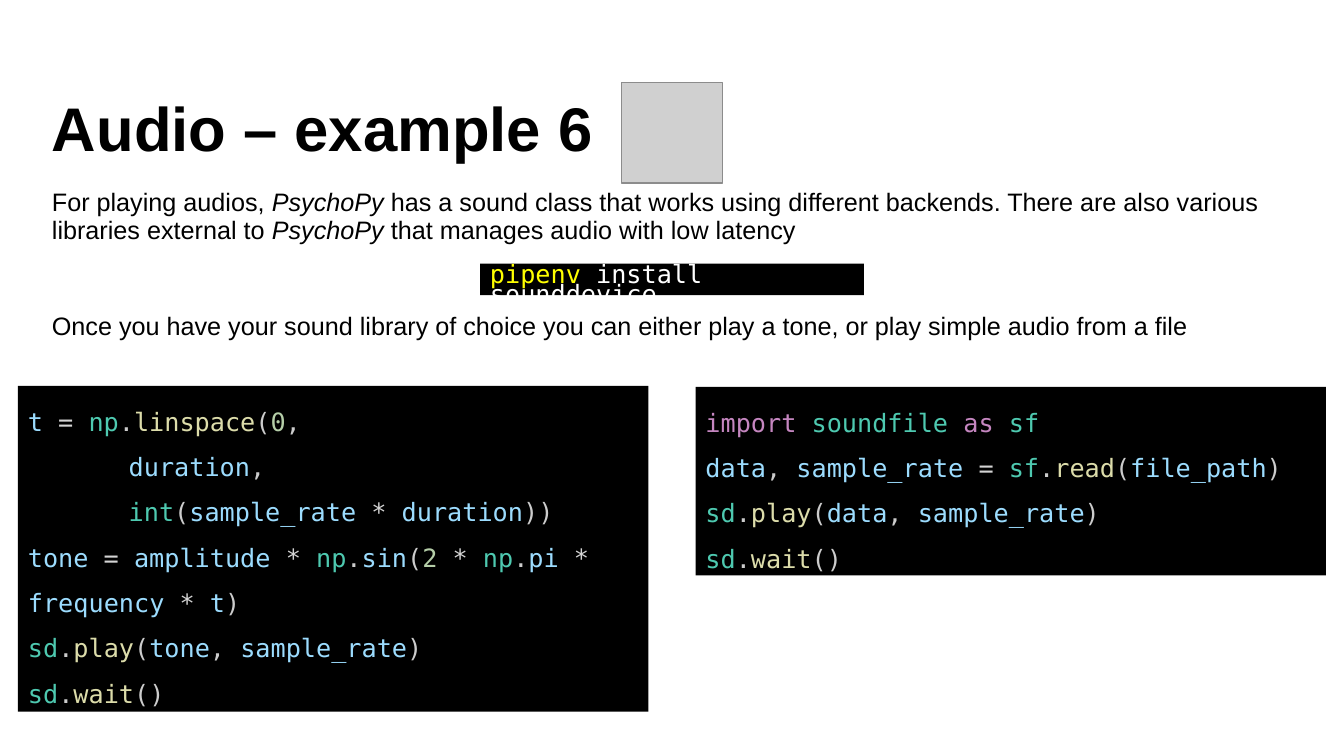
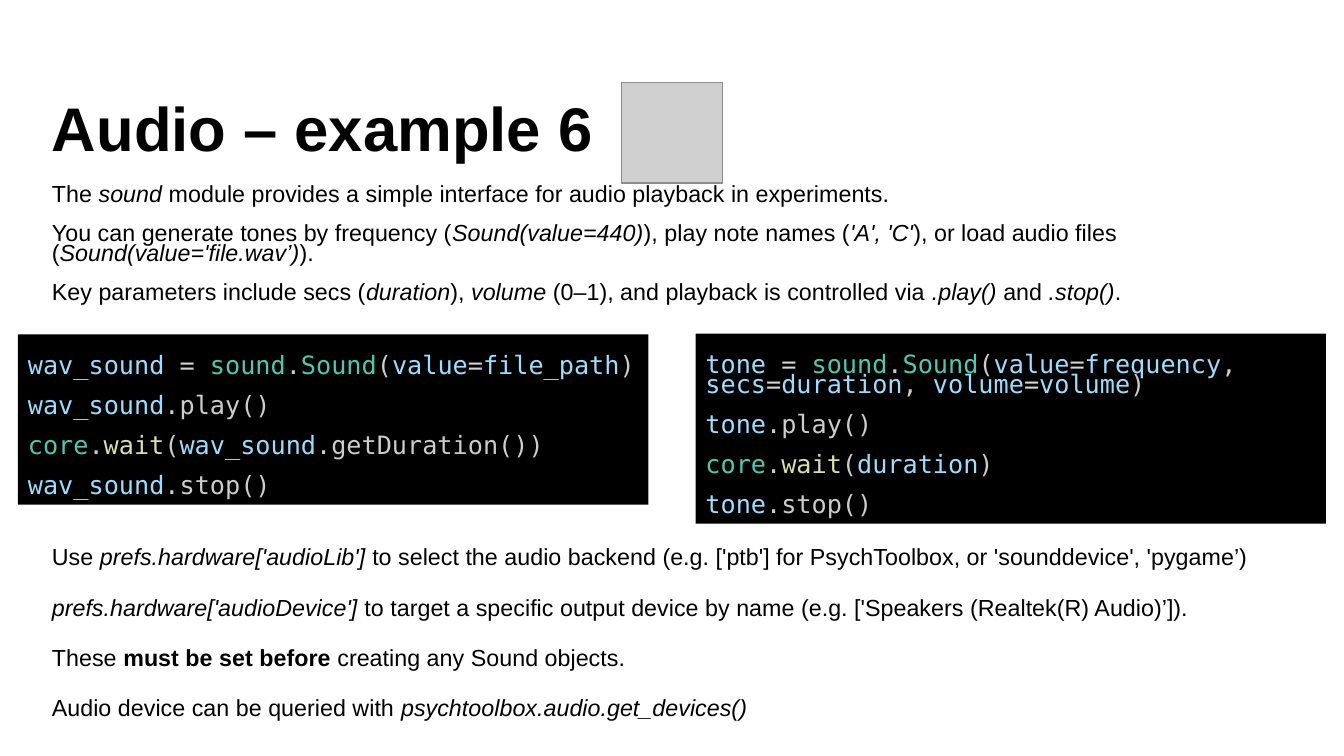
Before and after one commit to Lenakeiz/ICN_Programming_Course, a slide deck: slide 7 of week_10/PsychoPy_Lecture_2.pptx. Drawn at 1344x756 pixels with LibreOffice and Linux fonts; fonts in the diff are those of the drawing; grey boxes stand for pictures; background and template pictures are left out. Boxes give left, top, right and bottom in pixels: in the first picture for what was removed or moved away, otherwise in the second. Text is boxed around its words. In the diff, an @@ line names an element or a change of style, - is before the commit and + after.

```diff
--- a/week_10/PsychoPy_Lecture_2.pptx
+++ b/week_10/PsychoPy_Lecture_2.pptx
@@ text at [52,185,1122,305]: text changed; size 18 to 16.6 pt @@
-For playing audios, PsychoPy has a sound class that works using different backends. There are also various libraries external to PsychoPy that manages audio with low latency
+The sound module provides a simple interface for audio playback in experiments.
+You can generate tones by frequency (Sound(value=440)), play note names ('A', 'C'), or load audio files (Sound(value='file.wav’)).
+Key parameters include secs (duration), volume (0–1), and playback is controlled via .play() and .stop().
@@ rectangle removed at [480,264,864,295] @@
-pipenv install sounddevice
@@ text removed at [52,316,1187,340] @@
-Once you have your sound library of choice you can either play a tone, or play simple audio from a file
@@ rectangle "wav_sound = sound.Sound(value=file_path)": place and size @@
-rectangle "wav_sound = sound.Sound(value=file_path)" at [18,386,648,712]
+rectangle "wav_sound = sound.Sound(value=file_path)" at [18,335,648,505]
@@ text in rectangle at [28,354,635,500]: text changed @@
-t = np.linspace(0,
-duration,
-int(sample_rate * duration))
-tone = amplitude * np.sin(2 * np.pi * frequency * t)
-sd.play(tone, sample_rate)
-sd.wait()
+wav_sound = sound.Sound(value=file_path)
+wav_sound.play()
+core.wait(wav_sound.getDuration())
+wav_sound.stop()
@@ rectangle "tone = sound.Sound(value=frequency, secs=duration, volume=vo ...": place and size @@
-rectangle "tone = sound.Sound(value=frequency, secs=duration, volume=vo ..." at [696,387,1326,576]
+rectangle "tone = sound.Sound(value=frequency, secs=duration, volume=vo ..." at [696,334,1326,523]
@@ text in rectangle at [705,353,1237,519]: text changed @@
-import soundfile as sf
-data, sample_rate = sf.read(file_path)
-sd.play(data, sample_rate)
-sd.wait()
+tone = sound.Sound(value=frequency, secs=duration, volume=volume)
+tone.play()
+core.wait(duration)
+tone.stop()
@@ text added at [52,548,1247,721], 16.6 pt, text #000000 @@
+Use prefs.hardware['audioLib'] to select the audio backend (e.g. ['ptb'] for PsychToolbox, or 'sounddevice', 'pygame’)
+prefs.hardware['audioDevice'] to target a specific output device by name (e.g. ['Speakers (Realtek(R) Audio)’]).
+These must be set before creating any Sound objects.
+Audio device can be queried with psychtoolbox.audio.get_devices()
```
Also in this commit, not shown: 7 other slides changed.
